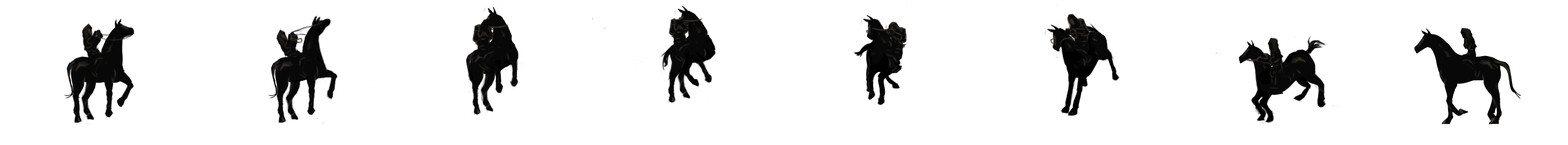
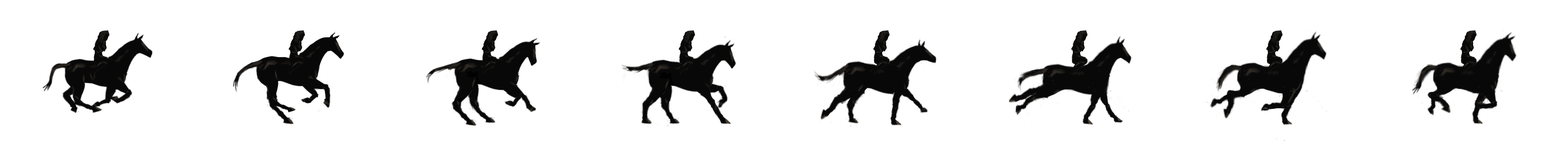
Layer changes from the first 1568px x 145px image to the second:
hid "Layer 4" over bbox(63, 0, 1522, 126)
showed "Layer 2" over bbox(42, 29, 1522, 145)
